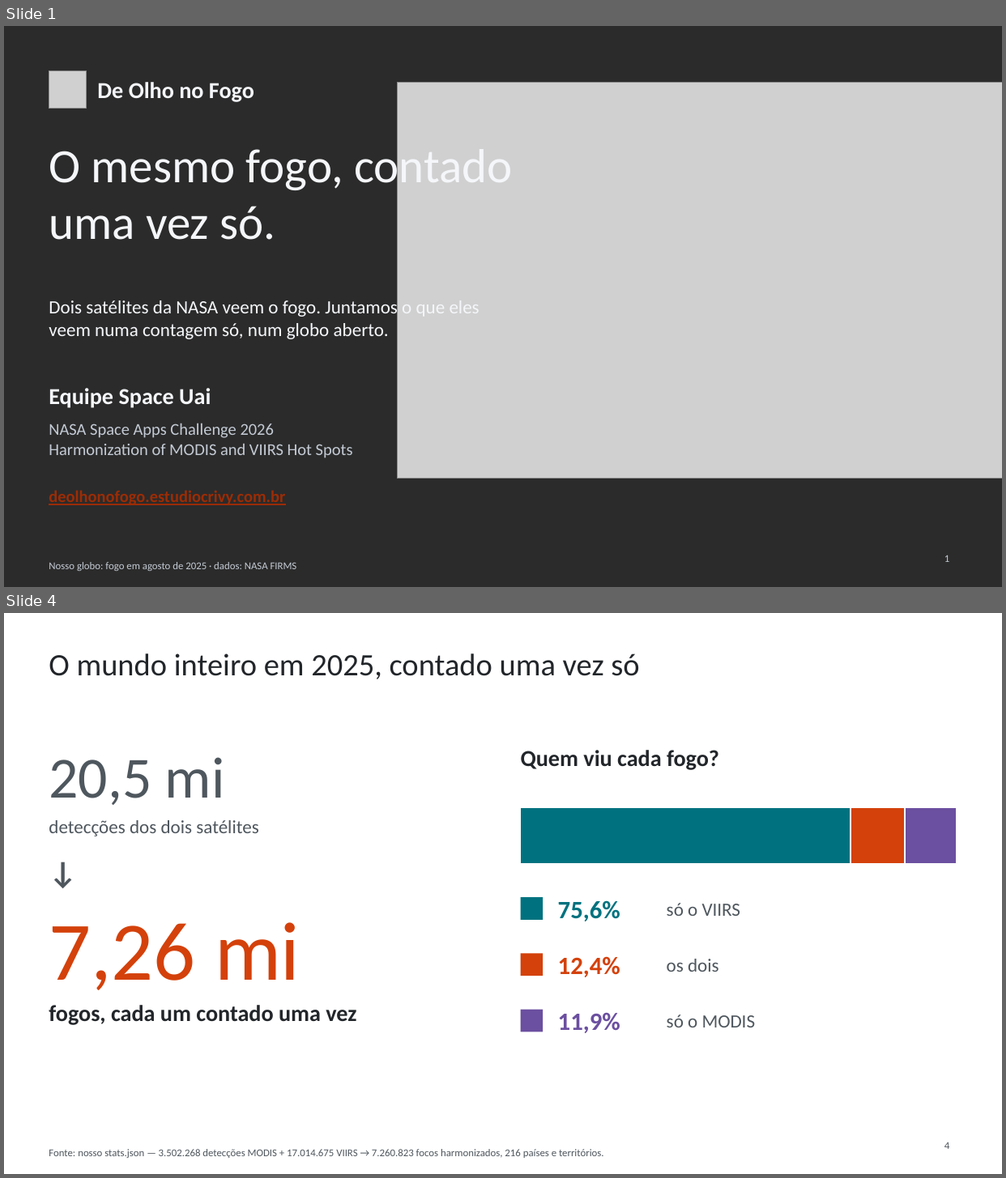
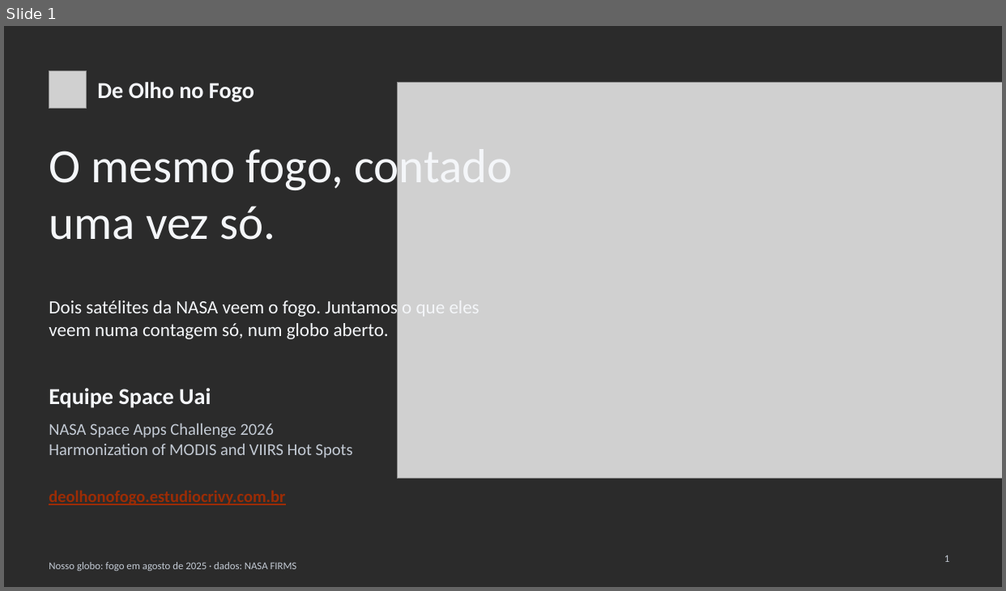
Before and after one commit to WednyFernandes/de-olho-no-fogo, a slide deck: public/apresentacao/de-olho-no-fogo-space-apps-2026-pt.pptx. Shown one above the other, each under a label of ours: slides 1 and 4 before the commit, slide 1 after it; the slides between them are not shown. The pictures are 1006x1178 and 1006x591 pixels, drawn with LibreOffice and Linux fonts; fonts in the diff are those of the drawing; grey boxes stand for pictures; background and template pictures are left out; a plain dark background stands for a picture behind light text. Boxes give left, top, right and bottom in pixels: in the first picture for what was removed or moved away, otherwise in the second. Text is boxed around its words. In the diff, an @@ line names an element or a change of style, - is before the commit and + after.

```diff
--- a/public/apresentacao/de-olho-no-fogo-space-apps-2026-pt.pptx
+++ b/public/apresentacao/de-olho-no-fogo-space-apps-2026-pt.pptx
@@ slide 4 removed at box(4, 613, 1002, 1174), background #FFFFFF @@
@@ title removed at box(49, 653, 639, 679) @@
-O mundo inteiro em 2025, contado uma vez só
@@ text removed at box(49, 757, 225, 805) @@
-20,5 mi
@@ text removed at box(521, 750, 719, 770) @@
-Quem viu cada fogo?
@@ text removed at box(49, 820, 258, 837) @@
-detecções dos dois satélites
@@ rectangle removed at box(521, 807, 850, 864) @@
@@ rectangle removed at box(850, 807, 906, 864) @@
@@ rectangle removed at box(906, 807, 957, 864) @@
@@ text removed at box(49, 853, 108, 897) @@
-↓
@@ rectangle removed at box(521, 897, 543, 920) @@
@@ text removed at box(558, 901, 620, 922) @@
-75,6%
@@ text removed at box(667, 903, 741, 916) @@
-só o VIIRS
@@ text removed at box(49, 922, 300, 990) @@
-7,26 mi
@@ rectangle removed at box(521, 954, 543, 976) @@
@@ text removed at box(558, 956, 620, 977) @@
-12,4%
@@ text removed at box(667, 959, 719, 972) @@
-os dois
@@ text removed at box(49, 1005, 356, 1025) @@
-fogos, cada um contado uma vez
@@ rectangle removed at box(521, 1010, 543, 1033) @@
@@ text removed at box(558, 1013, 620, 1033) @@
-11,9%
@@ text removed at box(667, 1015, 756, 1028) @@
-só o MODIS
@@ page number removed at box(944, 1143, 949, 1149) @@
-4
@@ text removed at box(49, 1149, 604, 1158) @@
-Fonte: nosso stats.json — 3.502.268 detecções MODIS + 17.014.675 VIIRS → 7.260.823 focos harmonizados, 216 países e territórios.
```
Also in this commit, not shown: 3 slides changed, 2 slides added, 1 other slide removed, 7 other files.
